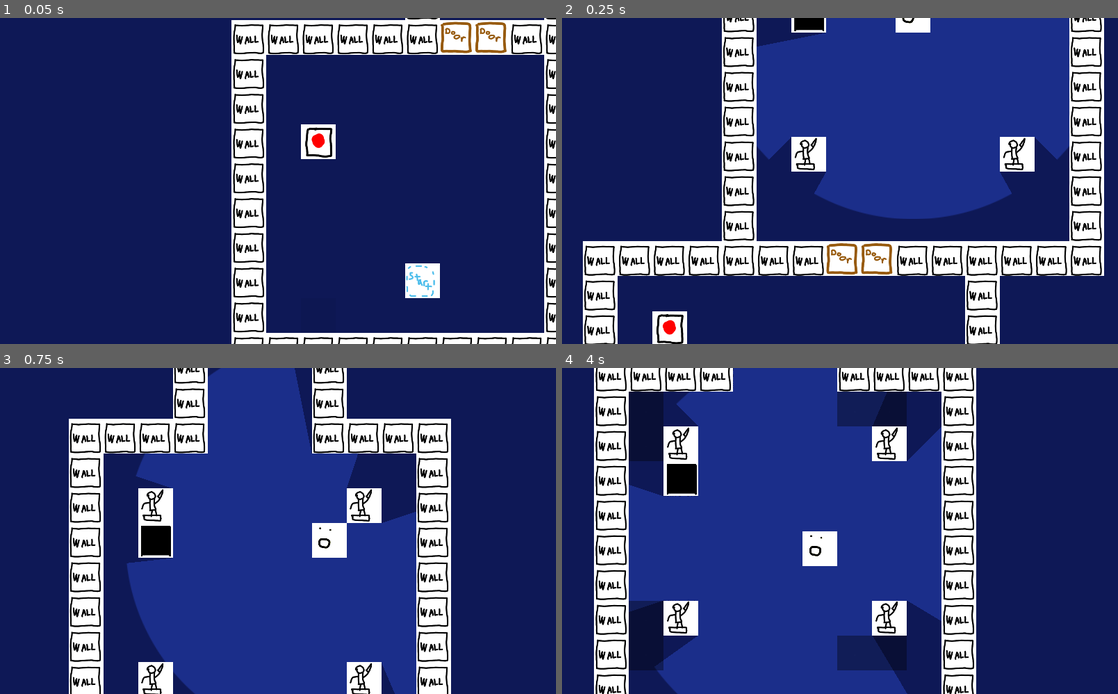
Above: before the commit, frames 1-4 (two rows, left to right).
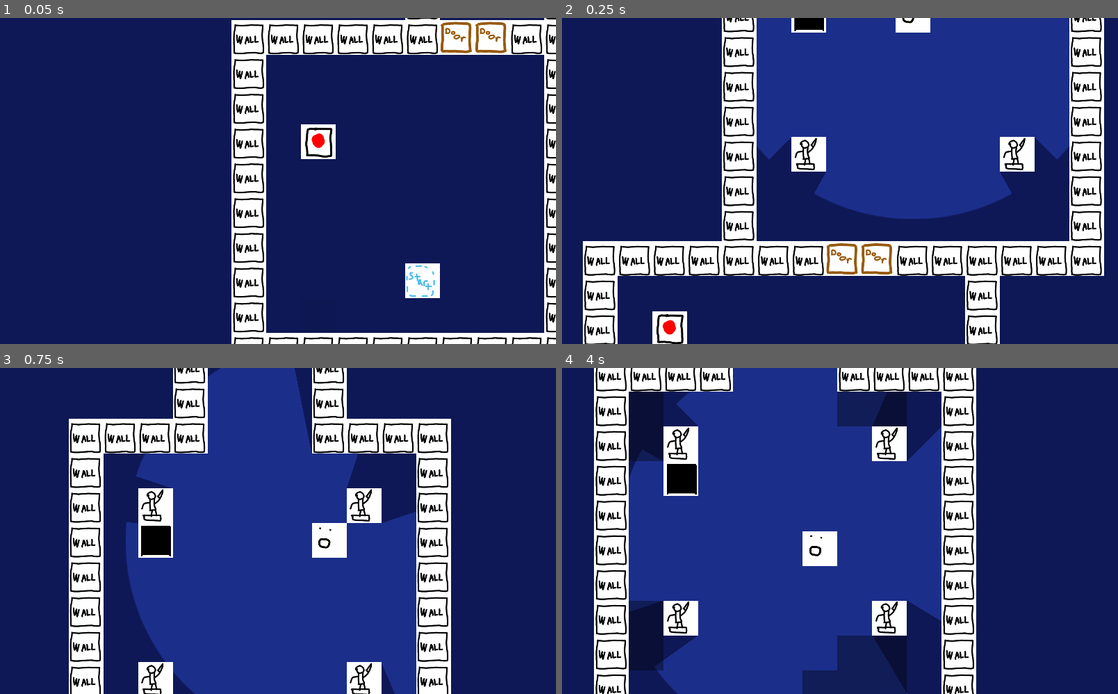
Above: after the commit, the same moments.

Repository: johnfn/LD50
Game: Godot game, scene res://MainScene.tscn
The game is run twice, just before and just after one commit, with the same random seed, the same clock (stepped at 60 frames per second) and the same inputs.
Inputs:
- Up to frame 1 (0.05 s): no input
- Up to frame 2 (0.25 s): no input
- Up to frame 3 (0.75 s): hold D (right) from 0.53 s (still down); tap E (interact) at 0.6 s
- Up to frame 4 (4 s): release D (right) at 1.28 s; hold S (down) 1.28-2.03 s; tap Q (place item) at 1.35, 2.85 s; hold D (right) 2.03-2.78 s; tap E (interact) at 2.1, 3.6 s; hold W (up) 2.78-3.53 s; tap Enter at 3.5 s; hold A (left) from 3.53 s (still down)

Frame 1 is identical in both runs. In frame 2, 0.6% of the frame differs, in the area x 35-48%, y 0-9%; in frame 3, 0.3%; in frame 4, 2.0%, in the area x 12-62%, y 24-100%.

Commit message:
Fixed shadow bugs, changed physics layers

Diff:
--- a/Hole.tscn
+++ b/Hole.tscn
@@ -1,17 +1,13 @@
-[gd_scene load_steps=4 format=2]
+[gd_scene load_steps=3 format=2]
 
 [ext_resource path="res://assets/Tiles.png" type="Texture" id=1]
 
 [sub_resource type="RectangleShape2D" id=1]
 extents = Vector2( 60, 60 )
 
-[sub_resource type="OccluderPolygon2D" id=2]
-polygon = PoolVector2Array( 0, 0, 0, 128, 128, 128, 128, 0 )
-
 [node name="Hole" type="StaticBody2D" groups=["Hole"]]
-position = Vector2( 512, -3072 )
-collision_layer = 16
-collision_mask = 248
+collision_layer = 32
+collision_mask = 0
 
 [node name="CollisionShape2D" type="CollisionShape2D" parent="."]
 position = Vector2( 64, 64 )
@@ -23,6 +19,3 @@
 centered = false
 region_enabled = true
 region_rect = Rect2( 0, 128, 128, 128 )
-
-[node name="LightOccluder2D" type="LightOccluder2D" parent="."]
-occluder = SubResource( 2 )
--- a/Level1.tscn
+++ b/Level1.tscn
@@ -598,6 +598,51 @@
 [node name="Wall257" parent="Walls" instance=ExtResource( 3 )]
 position = Vector2( 128, -6400 )
 
+[node name="Wall258" parent="Walls" instance=ExtResource( 3 )]
+position = Vector2( 128, -6528 )
+
+[node name="Wall259" parent="Walls" instance=ExtResource( 3 )]
+position = Vector2( 128, -6656 )
+
+[node name="Wall260" parent="Walls" instance=ExtResource( 3 )]
+position = Vector2( 256, -6784 )
+
+[node name="Wall261" parent="Walls" instance=ExtResource( 3 )]
+position = Vector2( 384, -6784 )
+
+[node name="Wall262" parent="Walls" instance=ExtResource( 3 )]
+position = Vector2( 512, -6784 )
+
+[node name="Wall263" parent="Walls" instance=ExtResource( 3 )]
+position = Vector2( 640, -6784 )
+
+[node name="Wall264" parent="Walls" instance=ExtResource( 3 )]
+position = Vector2( 768, -6784 )
+
+[node name="Wall265" parent="Walls" instance=ExtResource( 3 )]
+position = Vector2( 896, -6784 )
+
+[node name="Wall266" parent="Walls" instance=ExtResource( 3 )]
+position = Vector2( 1024, -6784 )
+
+[node name="Wall267" parent="Walls" instance=ExtResource( 3 )]
+position = Vector2( 1152, -6784 )
+
+[node name="Wall268" parent="Walls" instance=ExtResource( 3 )]
+position = Vector2( 1280, -6784 )
+
+[node name="Wall269" parent="Walls" instance=ExtResource( 3 )]
+position = Vector2( 1408, -6784 )
+
+[node name="Wall270" parent="Walls" instance=ExtResource( 3 )]
+position = Vector2( 1536, -6784 )
+
+[node name="Wall271" parent="Walls" instance=ExtResource( 3 )]
+position = Vector2( 1664, -6656 )
+
+[node name="Wall272" parent="Walls" instance=ExtResource( 3 )]
+position = Vector2( 1664, -6528 )
+
 [node name="Wall249" parent="Walls" instance=ExtResource( 3 )]
 position = Vector2( 640, -6016 )
 
--- a/Player.tscn
+++ b/Player.tscn
@@ -9,7 +9,7 @@
 
 [node name="Player" type="KinematicBody2D"]
 collision_layer = 2
-collision_mask = 248
+collision_mask = 508
 script = ExtResource( 2 )
 
 [node name="Sprite" type="Sprite" parent="."]
--- a/PushableStatue.tscn
+++ b/PushableStatue.tscn
@@ -9,8 +9,8 @@
 polygon = PoolVector2Array( 0, 0, 0, 128, 128, 128, 128, 0 )
 
 [node name="PushableStatue" type="KinematicBody2D" groups=["Pushable"]]
-collision_layer = 272
-collision_mask = 376
+collision_layer = 256
+collision_mask = 380
 
 [node name="CollisionShape2D" type="CollisionShape2D" parent="."]
 position = Vector2( 64, 64 )
--- a/Statue.tscn
+++ b/Statue.tscn
@@ -18,7 +18,7 @@
 region_rect = Rect2( 256, 128, 128, 128 )
 
 [node name="StaticBody2D" type="StaticBody2D" parent="."]
-collision_layer = 16
+collision_layer = 8
 collision_mask = 0
 
 [node name="CollisionShape2D" type="CollisionShape2D" parent="StaticBody2D"]
--- a/project.godot
+++ b/project.godot
@@ -111,9 +111,9 @@
 2d_physics/layer_4="Object"
 2d_physics/layer_5="Wall"
 2d_physics/layer_6="Hole"
-2d_physics/layer_7="Nonstatic"
+2d_physics/layer_7="Doors"
 2d_physics/layer_8="TriggerAreas"
-2d_physics/layer_9="ShadowCaster"
+2d_physics/layer_9="Pushable"
 
 [physics]
 
--- a/scripts/ShadowChecker.gd
+++ b/scripts/ShadowChecker.gd
@@ -4,8 +4,9 @@
 
 export var grid_offset : Vector2 = Vector2.ZERO
 export var grid_size : float = 128
-export var raycast_mask = 0b1010100 # things that stop shadowcasters (walls, doors, etc)
-export var shadowcasters_raycast_mask = 0b100000000 # things that cast shadow blob generators
+export var allcasters_raycast_mask = 0b101011000
+export var nonblob_raycast_mask = 0b1010000
+export var point_mask = 0b101011100
 
 onready var player = Globals.Player
 onready var shadow_spawner = get_node("../ShadowSpawner")
@@ -31,27 +32,20 @@
 func update_flood_fill_based_on_player_location():
   _update_flood_fill(player.global_position + Vector2(grid_size/2, grid_size/2))
 
+func _point_unoccupied(location_under_test):
+  var space = get_world_2d().get_direct_space_state()
+  var cast_result = space.intersect_point(location_under_test, 1, [], point_mask)
+  return cast_result.empty()
 
-func _cast_ray(location_under_test, light_source):
+func _is_in_shadow(location_under_test, light_source):
   var space = get_world_2d().get_direct_space_state()
-  var raycast_result = space.intersect_ray(location_under_test, light_source, [], shadowcasters_raycast_mask)
-  if !raycast_result.empty():
-    # hit a shadow caster
-    # Check if our hit is at our current location
-    if raycast_result["position"] == location_under_test:
-      return
+  var raycast_result = space.intersect_ray(location_under_test, light_source, [], allcasters_raycast_mask)
+  return not raycast_result.empty()
 
-    # check if we hit a wall
-    var los_blocker_cast_result = space.intersect_ray(location_under_test, light_source, [raycast_result["collider"]], raycast_mask)
-    if los_blocker_cast_result.empty():
-      # we did not get obstructed by any walls/doors/etc. But DID hit a shadow caster
-      # this means this location spawns a blob
-      shadow_spawner.spawn_shadow(location_under_test - Vector2(grid_size/2, grid_size/2))
-      if _debug:
-        _debug_lines.append([location_under_test, light_source, Color.green])
-    else:
-      if _debug:
-        _debug_lines.append([location_under_test, light_source, Color.red])
+func _is_walled_off(location_under_test, light_source):
+  var space = get_world_2d().get_direct_space_state()
+  var raycast_result = space.intersect_ray(location_under_test, light_source, [], nonblob_raycast_mask)
+  return not raycast_result.empty()
 
 var _debug = false
 var _debug_lines = []
@@ -63,19 +57,42 @@
       draw_line(line[0], line[1], line[2])
 
     # useful for debugging flood fill bugs
-    #for dot in _debug_dots:
-     # draw_circle(dot[0], 10, Color.purple)
+    for dot in _debug_dots:
+      draw_circle(dot[0], 10, Color.purple)
 
 
 func _on_Button_pressed():
   check_shadows()
 
+# TODO should the placed lights be able to spawn ESS?
+# If not only check is_not_walled from the player position
 func check_shadows():
   var light_sources = _get_light_sources()
   _debug_lines.clear()
-  for light_source in light_sources:
-    for location in tile_set.keys():
-      _cast_ray(location, light_source.global_position)
+  var half_step = Vector2(Globals.grid_size / 2, Globals.grid_size / 2)
+  for location in tile_set.keys():
+    var is_shaded = true
+    for light_source in light_sources:
+      var light_pos = light_source.global_position + half_step
+      is_shaded = is_shaded and _is_in_shadow(location, light_pos)
+#
+#    if _debug:
+#      _debug_lines.append([location, Globals.Player.global_position + half_step, Color.red if is_shaded else Color.green])
+
+    if is_shaded and _point_unoccupied(location):
+      var is_not_walled = false
+      for light_source in light_sources:
+        var light_pos = light_source.global_position + half_step
+
+        if _debug:
+          _debug_lines.append([location, light_pos, Color.red if _is_walled_off(location, light_pos) else Color.green])
+
+        if not _is_walled_off(location, light_pos):
+          is_not_walled = true
+          break
+      if is_not_walled:
+        shadow_spawner.spawn_shadow(location - half_step)
+
   if _debug:
     update()
 
@@ -107,8 +124,10 @@
         continue
       if len(point_results) == 1:
         continue
+      print(point_results)
       print("Unexpected, multiple collision items occupying same location: "+str(next) +", items:" + str(len(point_results)))
 
   tile_set = seen
+  print("Found ", len(tile_set), " locations to raycast to")
   if _debug:
     update()
--- a/scripts/light_switch.gd
+++ b/scripts/light_switch.gd
@@ -5,7 +5,7 @@
 
 export var player_light_distance : float = 4000
 export var torch_light_distance : float = 4000
-export var raycast_mask : int = 0b1011100
+export var raycast_mask : int = 0b101011100
 
 # These are Doors
 var linked_door_nodes : Array
--- a/scripts/shadow_spawner.gd
+++ b/scripts/shadow_spawner.gd
@@ -8,7 +8,7 @@
 export var torch_buffer : int = 3
 # TODO should this include the player?
 export var raycast_mask = 0b11100
-export var movable_raycast_mask = 0b1000000
+export var movable_raycast_mask = 0b101000000
 
 var boundary_shadows = []
 var spawn_offsets = [
Not shown, changed: assets/testtilemap.tmx.import
